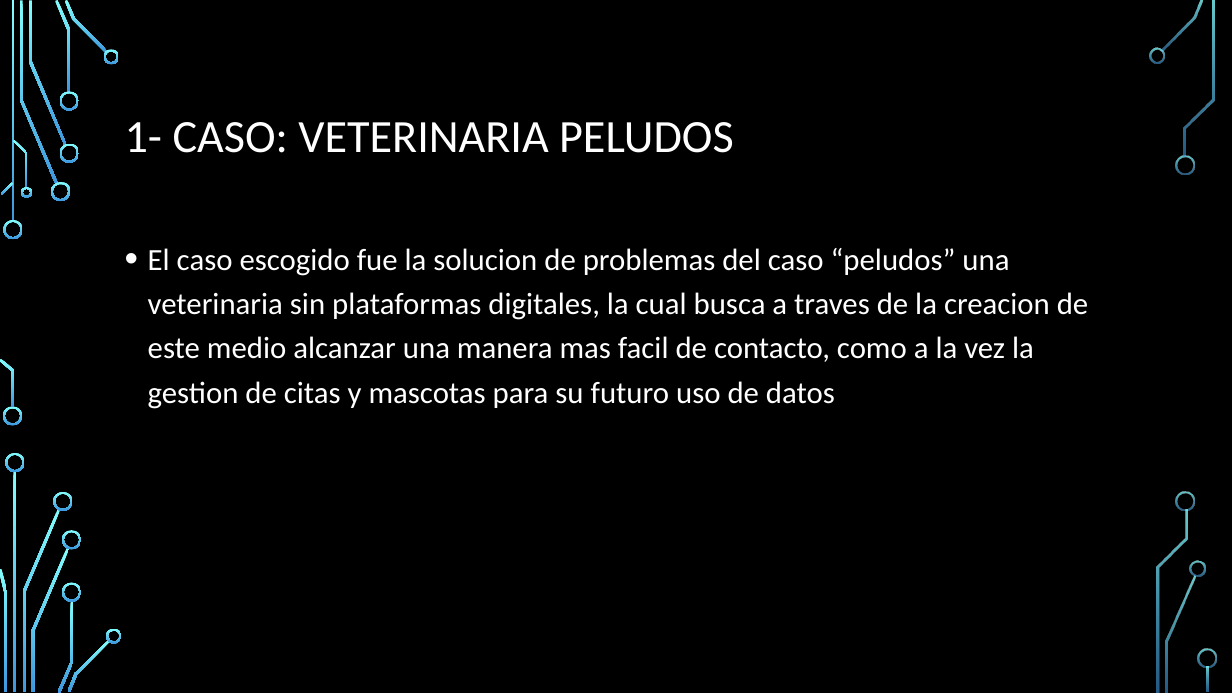
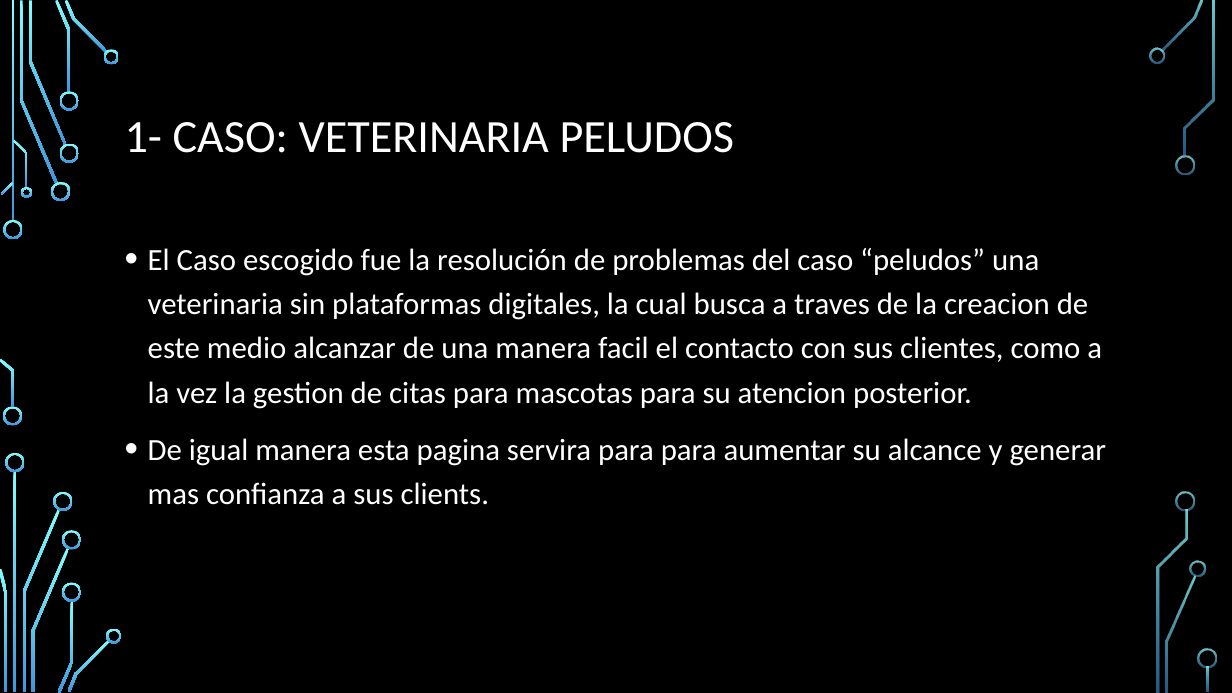
Before and after one commit to DDiazGithub/examentranversal, a slide deck: slide 2 of Proyecto Examen transversal.pptx. Drawn at 1232x693 pixels with LibreOffice and Linux fonts; fonts in the diff are those of the drawing; background and template pictures are left out. Boxes give left, top, right and bottom in pixels: in the first picture for what was removed or moved away, otherwise in the second. Text is boxed around its words. In the diff, an @@ line names an element or a change of style, - is before the commit and + after.

Commit message:
ppt

```diff
--- a/Proyecto Examen transversal.pptx
+++ b/Proyecto Examen transversal.pptx
@@ text at [148,248,1107,505]: text changed @@
-• El caso escogido fue la solucion de problemas del caso “peludos” una veterinaria sin plataformas digitales, la cual busca a traves de la creacion de este medio alcanzar una manera mas facil de contacto, como a la vez la gestion de citas y mascotas para su futuro uso de datos
+• El Caso escogido fue la resolución de problemas del caso “peludos” una veterinaria sin plataformas digitales, la cual busca a traves de la creacion de este medio alcanzar de una manera facil el contacto con sus clientes, como a la vez la gestion de citas para mascotas para su atencion posterior.
+• De igual manera esta pagina servira para para aumentar su alcance y generar mas confianza a sus clients.
```
Also in this commit, not shown: 1 other slide changed, 3 slides added.
